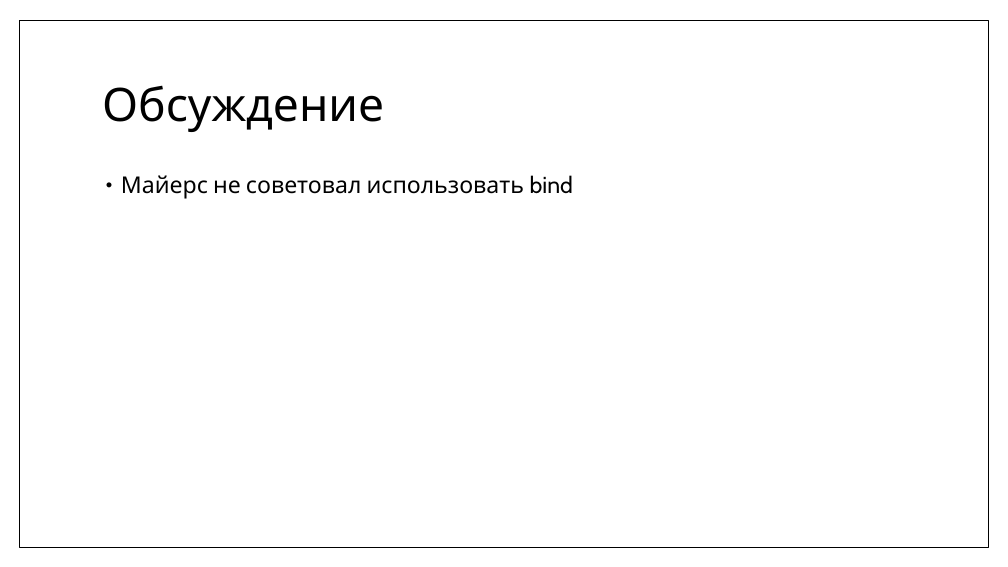
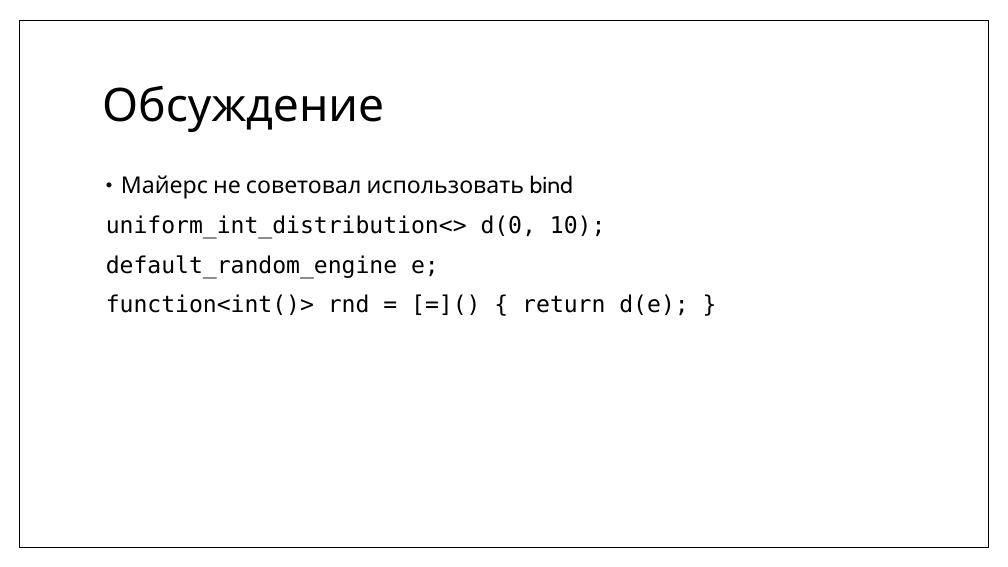
Before and after one commit to MIPT-ILab/cpp-lects-rus, a slide deck: slide 57 of slides/lec2-7-lambdas.pptx (slide 46 before the commit). Drawn at 1008x567 pixels with LibreOffice and Linux fonts; fonts in the diff are those of the drawing. Boxes give left, top, right and bottom in pixels: in the first picture for what was removed or moved away, otherwise in the second. Text is boxed around its words. In the diff, an @@ line names an element or a change of style, - is before the commit and + after.

```diff
--- a/slides/lec2-7-lambdas.pptx
+++ b/slides/lec2-7-lambdas.pptx
@@ text at (106,215,688,316): paragraphs added @@
+uniform_int_distribution<> d(0, 10);
+default_random_engine e;
+function<int()> rnd = [=]() { return d(e); }
```
Also in this commit, not shown: 21 other slides changed, 11 slides added, 6 other files.
